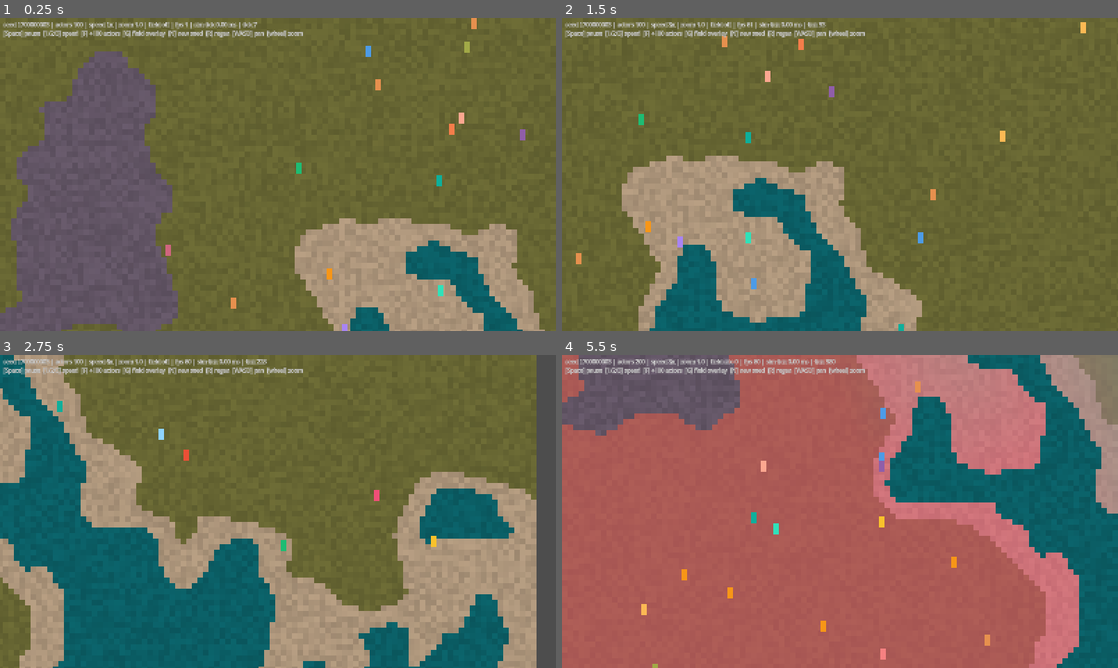
Above: before the commit, frames 1-4 (two rows, left to right).
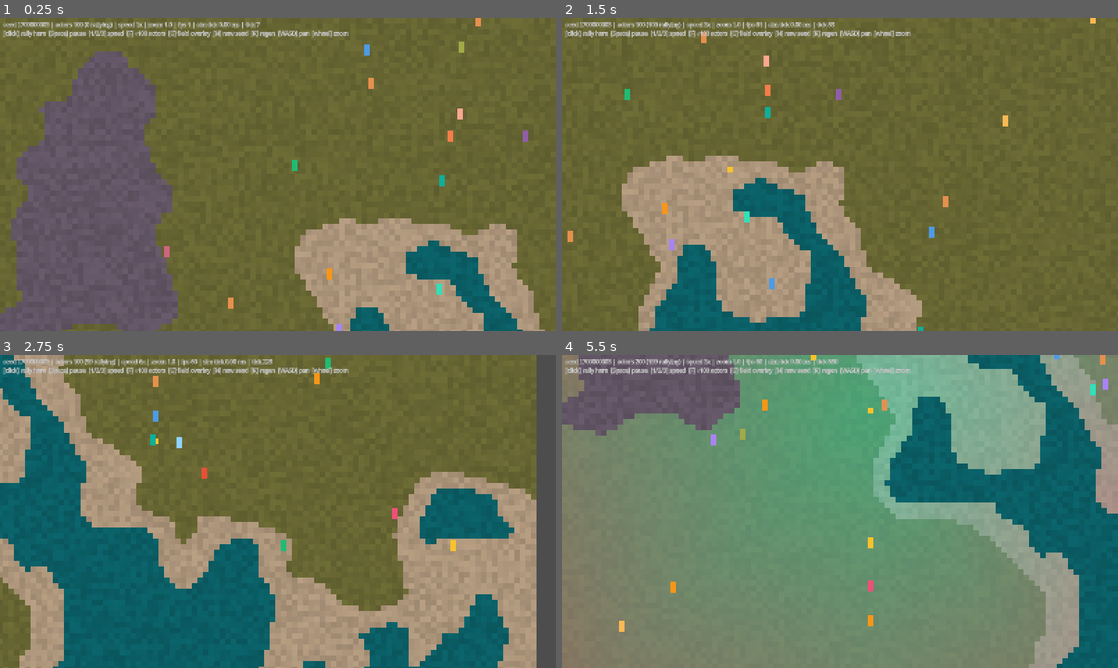
Above: after the commit, the same moments.

Repository: young-steveo/colony-sim
Game: Godot game, scene res://game/main.tscn
The game is run twice, just before and just after one commit, with the same random seed, the same clock (stepped at 60 frames per second) and the same inputs.
Inputs (mouse positions are in pixels of both pictures, inside the frame that each line leads up to):
- Up to frame 1 (0.25 s): no input
- Up to frame 2 (1.5 s): move the mouse to (962, 158) at 0.52 s; hold D (pan_right) 0.53-1.28 s; hold 1 (sim_speed_1) 0.53-1.28 s; click (962, 158) at 0.67 s; move the mouse to (728, 190) at 1.27 s; hold S (pan_down) from 1.28 s (still down); tap 2 (sim_speed_2) at 1.35 s; click (728, 190) at 1.42 s
- Up to frame 3 (2.75 s): move the mouse to (333, 442) at 2.02 s; release S (pan_down) at 2.03 s; hold D (pan_right) from 2.03 s (still down); hold 3 (sim_speed_3) from 2.03 s (still down); click (333, 442) at 2.17 s
- Up to frame 4 (5.5 s): move the mouse to (812, 574) at 2.77 s; release D (pan_right) at 2.78 s; release 3 (sim_speed_3) at 2.78 s; hold W (pan_up) 2.78-3.53 s; tap Mouse wheel up (zoom_in) at 2.85 s; click (812, 574) at 2.92 s; move the mouse to (1006, 558) at 3.52 s; hold Mouse wheel down (zoom_out) 3.53-4.28 s; hold A (pan_left) 3.53-5.03 s; click (1006, 558) at 3.67 s; tap G (debug_field) at 4.15 s; move the mouse to (673, 464) at 4.27 s; tap 1 (sim_speed_1) at 4.35 s; click (673, 464) at 4.42 s; tap F (debug_spawn) at 4.9 s; move the mouse to (867, 511) at 5.02 s; hold S (pan_down) from 5.03 s (still down); hold 2 (sim_speed_2) from 5.03 s (still down); click (867, 511) at 5.17 s

The runs differ from the first frame. In frame 1, 1.7% of the frame differs, in the area x 1-95%, y 0-100%; in frame 2, 2.2%; in frame 3, 1.6%; in frame 4, 77%, in the area x 0-99%, y 0-100%.

Commit message:
Click-to-rally: player intent as sim input
Replaces the six-site demo. Actors wander by default; left-click
builds one flow field to the clicked tile (Simulation.set_command_
target — rejects unwalkable), rallies every actor, and each reverts
to wandering on arrival. Yellow marker on the target; [G] now toggles
the command field's heatmap; HUD counts actors still rallying;
--rally=x,y debug arg for headless captures.

First taste of director mode: player intent enters the sim as data,
actors respond but stay autonomous.

Co-Authored-By: Claude Fable 5 <noreply@anthropic.com>

Diff:
--- a/game/main.gd
+++ b/game/main.gd
@@ -26,12 +26,14 @@
 var terrain: TerrainRenderer
 var actor_renderer: ActorRenderer
 var field_overlay: FieldDebugRenderer
-var field_idx := -1
+var show_field := false
+var rally_marker: Sprite2D
 var cam: Camera2D
 var hud: Label
 
 var _screenshot_mode := false
 var _warmup_ticks := 0
+var _rally_arg := ""
 var _frame := 0
 
 
@@ -48,8 +50,8 @@
 				default_zoom_idx = idx
 		elif a.begins_with("--actors="):
 			start_actors = maxi(1, int(a.trim_prefix("--actors=")))
-		elif a.begins_with("--field="):
-			field_idx = int(a.trim_prefix("--field="))
+		elif a.begins_with("--rally="):
+			_rally_arg = a.trim_prefix("--rally=")
 		elif a.begins_with("--warmup="):
 			_warmup_ticks = maxi(0, int(a.trim_prefix("--warmup=")))
 
@@ -67,6 +69,9 @@
 	ui.add_child(hud)
 
 	_start(start_seed)
+	if _rally_arg.contains(","):
+		var parts := _rally_arg.split(",")
+		_rally(int(parts[0]), int(parts[1]))
 	for t: int in _warmup_ticks:
 		sim.tick()
 
@@ -84,15 +89,25 @@
 		actor_renderer.queue_free()
 	if field_overlay:
 		field_overlay.queue_free()
+	if rally_marker:
+		rally_marker.queue_free()
 	terrain = TerrainRenderer.new()
 	add_child(terrain)
 	terrain.build(sim.world)
 	field_overlay = FieldDebugRenderer.new()
 	add_child(field_overlay)
+	rally_marker = Sprite2D.new()
+	var marker_img := Image.create(1, 1, false, Image.FORMAT_RGB8)
+	marker_img.set_pixel(0, 0, Color.WHITE)
+	rally_marker.texture = ImageTexture.create_from_image(marker_img)
+	rally_marker.centered = false
+	rally_marker.scale = Vector2(TerrainRenderer.TILE_PX, TerrainRenderer.TILE_PX)
+	rally_marker.modulate = Palette.COLORS[18]
+	rally_marker.visible = false
+	add_child(rally_marker)
 	actor_renderer = ActorRenderer.new()
 	add_child(actor_renderer)
 	actor_renderer.setup(world_seed)
-	field_idx = clampi(field_idx, -1, sim.fields.size() - 1)
 	_apply_field_overlay()
 
 	var map_px := Vector2(sim.world.width, sim.world.height) * TerrainRenderer.TILE_PX
@@ -144,20 +159,31 @@
 	elif event.is_action_pressed("debug_regen"):
 		_start(world_seed)
 	elif event.is_action_pressed("debug_field"):
-		field_idx += 1
-		if field_idx >= sim.fields.size():
-			field_idx = -1
+		show_field = not show_field
 		_apply_field_overlay()
 	elif event.is_action_pressed("zoom_in"):
 		_zoom(1)
 	elif event.is_action_pressed("zoom_out"):
 		_zoom(-1)
+	else:
+		var mb := event as InputEventMouseButton
+		if mb and mb.pressed and mb.button_index == MOUSE_BUTTON_LEFT:
+			var tile := (get_global_mouse_position() / TerrainRenderer.TILE_PX).floor()
+			_rally(int(tile.x), int(tile.y))
+
+
+func _rally(x: int, y: int) -> void:
+	if not sim.set_command_target(x, y):
+		return
+	rally_marker.position = Vector2(x, y) * TerrainRenderer.TILE_PX
+	rally_marker.visible = true
+	_apply_field_overlay()
 
 
 func _apply_field_overlay() -> void:
-	field_overlay.visible = field_idx >= 0
-	if field_idx >= 0:
-		field_overlay.build(sim.world, sim.fields[field_idx])
+	field_overlay.visible = show_field and sim.command_field != null
+	if field_overlay.visible:
+		field_overlay.build(sim.world, sim.command_field)
 
 
 func _zoom(direction: int) -> void:
@@ -172,11 +198,14 @@
 
 func _update_hud() -> void:
 	var speed_text := "paused" if sim_paused else "%dx" % int(SPEEDS[speed_idx])
-	var field_text := "off" if field_idx < 0 else "site %d" % field_idx
+	var responding := 0
+	for i: int in sim.actors.count:
+		if sim.actors.responding[i] == 1:
+			responding += 1
 	hud.text = (
-		"seed %d | actors %d | speed %s | zoom %s | field %s | fps %d | sim tick %.2f ms | tick %d\n" % [
-			world_seed, sim.actors.count, speed_text, str(ZOOM_STEPS[zoom_idx]),
-			field_text, Engine.get_frames_per_second(), avg_tick_ms, sim.tick_count,
+		"seed %d | actors %d (%d rallying) | speed %s | zoom %s | fps %d | sim tick %.2f ms | tick %d\n" % [
+			world_seed, sim.actors.count, responding, speed_text, str(ZOOM_STEPS[zoom_idx]),
+			Engine.get_frames_per_second(), avg_tick_ms, sim.tick_count,
 		]
-		+ "[Space] pause  [1/2/3] speed  [F] +100 actors  [G] field overlay  [N] new seed  [R] regen  [WASD] pan  [wheel] zoom"
+		+ "[click] rally here  [Space] pause  [1/2/3] speed  [F] +100 actors  [G] field overlay  [N] new seed  [R] regen  [WASD] pan  [wheel] zoom"
 	)
--- a/sim/core/actor_pool.gd
+++ b/sim/core/actor_pool.gd
@@ -4,17 +4,15 @@
 ## actor slot, ticked in one tight loop by the sim. No per-actor objects, no
 ## per-actor _process.
 ##
-## Walking-skeleton behavior: each actor picks a reachable site and follows
-## its shared flow field cell-by-cell ("rolls downhill"); on arrival it picks
-## another site. Per-actor cost is one array lookup per cell — no individual
-## pathfinding. A fixed per-actor jitter offsets targets inside each cell so
-## crowds don't walk single-file. Real utility AI replaces site-picking
-## later; the field-following locomotion stays.
+## Behavior: actors wander locally. When the player sets a rally target
+## (see Simulation.set_command_target), every actor follows the shared flow
+## field to it — one array lookup per cell, no per-actor pathfinding — then
+## reverts to wandering on arrival. A fixed per-actor jitter offsets targets
+## inside each cell so crowds don't walk single-file.
 
 const ARRIVE_DISTANCE := 0.05
 const WANDER_RADIUS := 8.0
 const JITTER := 0.35
-const NO_SITE := -1
 
 var count := 0
 var ids := PackedInt32Array()
@@ -22,7 +20,7 @@
 var prev_positions := PackedVector2Array()
 var targets := PackedVector2Array()
 var speeds := PackedFloat32Array()
-var site_index := PackedInt32Array()
+var responding := PackedByteArray()
 var decision_counts := PackedInt32Array()
 var jitter := PackedVector2Array()
 
@@ -46,13 +44,22 @@
 		prev_positions.push_back(pos)
 		targets.push_back(pos)
 		speeds.push_back(2.0 + 2.0 * s.nextf())
-		site_index.push_back(NO_SITE)
+		responding.push_back(0)
 		decision_counts.push_back(0)
 		jitter.push_back(Vector2((s.nextf() - 0.5) * JITTER, (s.nextf() - 0.5) * JITTER))
 		count += 1
 
 
-func tick(world: SimWorld, fields: Array[FlowField], dt: float) -> void:
+## A new command target exists: everyone answers the call.
+func rally() -> void:
+	for i: int in count:
+		responding[i] = 1
+		# Retarget on the next arrival check by heading to the nearest cell
+		# center; keeps the turn toward the rally point prompt.
+		targets[i] = positions[i]
+
+
+func tick(world: SimWorld, command_field: FlowField, dt: float) -> void:
 	for i: int in count:
 		prev_positions[i] = positions[i]
 		var remaining := speeds[i] * dt
@@ -64,7 +71,7 @@
 			var to_target := targets[i] - pos
 			var dist := to_target.length()
 			if dist <= ARRIVE_DISTANCE:
-				_advance(world, fields, i)
+				_advance(world, command_field, i)
 				decisions += 1
 				continue
 			var step := minf(remaining, dist)
@@ -73,34 +80,24 @@
 
 
 ## Arrived at the current target: set the next one — the next cell along the
-## current site's flow field, or pick a new site (or local wander fallback).
-func _advance(world: SimWorld, fields: Array[FlowField], i: int) -> void:
+## command field while responding, local wander otherwise.
+func _advance(world: SimWorld, command_field: FlowField, i: int) -> void:
 	var pos := positions[i]
-	var cell := floori(pos.y) * world.width + floori(pos.x)
-	if site_index[i] != NO_SITE:
-		var dir := fields[site_index[i]].direction_at_cell(cell)
+	if responding[i] == 1 and command_field != null:
+		var cell := floori(pos.y) * world.width + floori(pos.x)
+		var dir := command_field.direction_at_cell(cell)
 		if dir != Vector2i.ZERO:
 			var next := Vector2(floori(pos.x) + dir.x, floori(pos.y) + dir.y)
 			targets[i] = next + Vector2(0.5, 0.5) + jitter[i]
 			return
-	# At a goal, unreachable, or siteless: choose again.
+		# Arrived (or the rally point is unreachable from here): back to
+		# your own business.
+		responding[i] = 0
 	decision_counts[i] += 1
 	var s := SimRng.stream(
 		SimRng.key([world.world_seed, "decide", ids[i], decision_counts[i]])
 	)
-	var candidates := PackedInt32Array()
-	for k: int in fields.size():
-		if k != site_index[i] and fields[k].is_reachable_cell(cell):
-			candidates.push_back(k)
-	if candidates.is_empty():
-		site_index[i] = NO_SITE
-		targets[i] = _local_wander(world, pos, s)
-		return
-	site_index[i] = candidates[s.next_range(0, candidates.size() - 1)]
-	var dir := fields[site_index[i]].direction_at_cell(cell)
-	if dir != Vector2i.ZERO:
-		var next := Vector2(floori(pos.x) + dir.x, floori(pos.y) + dir.y)
-		targets[i] = next + Vector2(0.5, 0.5) + jitter[i]
+	targets[i] = _local_wander(world, pos, s)
 
 
 func _local_wander(world: SimWorld, pos: Vector2, s: SimRng.Stream) -> Vector2:
--- a/sim/core/simulation.gd
+++ b/sim/core/simulation.gd
@@ -3,54 +3,38 @@
 ## The sim root: owns all sim state and advances it one fixed tick at a time.
 ## The game layer decides when to call tick() (speed, pause); the sim itself
 ## has no concept of wall-clock time, rendering, or input.
+##
+## Player intent enters the sim as data through methods like
+## set_command_target() — a first taste of director mode: actors respond to
+## the command but remain autonomous (they revert to wandering on arrival).
 
 const TICKS_PER_SECOND := 30
 const TICK_DT := 1.0 / TICKS_PER_SECOND
 
-# Walking-skeleton points of interest: stand-ins for future real
-# destinations (stockpiles, work sites, home). Each gets one shared flow
-# field that any number of actors path on.
-const SITE_COUNT := 6
-const SITE_MIN_SEPARATION := 48.0
-
 var world: SimWorld
 var actors: ActorPool
-var sites := PackedInt32Array()
-var fields: Array[FlowField] = []
+var command_field: FlowField
+var command_cell := -1
 var tick_count := 0
 
 
 func _init(world_seed: int, map_width := 256, map_height := 256) -> void:
 	world = SimWorld.new(world_seed, map_width, map_height)
-	_place_sites()
-	for site: int in sites:
-		fields.append(FlowField.build(world, PackedInt32Array([site])))
 	actors = ActorPool.new()
 
 
 func tick() -> void:
-	actors.tick(world, fields, TICK_DT)
+	actors.tick(world, command_field, TICK_DT)
 	tick_count += 1
 
 
-func _place_sites() -> void:
-	var s := SimRng.stream(SimRng.key([world.world_seed, "sites"]))
-	var attempts := 0
-	while sites.size() < SITE_COUNT and attempts < 400:
-		attempts += 1
-		var x := s.next_range(0, world.width - 1)
-		var y := s.next_range(0, world.height - 1)
-		if not world.is_walkable(x, y):
-			continue
-		# Spread sites out unless the map makes us settle.
-		var min_sep := SITE_MIN_SEPARATION if attempts < 200 else 8.0
-		var pos := Vector2(x, y)
-		var too_close := false
-		for site: int in sites:
-			@warning_ignore("integer_division")
-			var sp := Vector2(site % world.width, site / world.width)
-			if pos.distance_to(sp) < min_sep:
-				too_close = true
-				break
-		if not too_close:
-			sites.push_back(y * world.width + x)
+## Rally every actor to a tile. Returns false (no-op) if it isn't walkable.
+## Builds one shared flow field; ~125 ms on a 256x256 map, so a click costs
+## a few frames — fine for a debug verb, async build when it's a real one.
+func set_command_target(x: int, y: int) -> bool:
+	if not world.is_walkable(x, y):
+		return false
+	command_cell = y * world.width + x
+	command_field = FlowField.build(world, PackedInt32Array([command_cell]))
+	actors.rally()
+	return true
--- a/tests/run_tests.gd
+++ b/tests/run_tests.gd
@@ -164,23 +164,55 @@
 	_check(all_walkable, "actors spawn on walkable tiles")
 
 	var stayed_walkable := true
-	for t: int in 300:
+	var check_walkable := func() -> void:
+		for i: int in sim_a.actors.count:
+			var p := sim_a.actors.positions[i]
+			if not sim_a.world.is_walkable(floori(p.x), floori(p.y)):
+				stayed_walkable = false
+
+	for t: int in 150:
 		sim_a.tick()
 		sim_b.tick()
 		if t % 50 == 0:
+			check_walkable.call()
+	_check(sim_a.actors.positions == sim_b.actors.positions, "150 wander ticks deterministic")
+	_check(sim_a.actors.positions != spawn_positions, "actors actually move")
+
+	# Rally everyone to a walkable cell near the map center.
+	var rx := -1
+	var ry := -1
+	for r: int in 40:
+		if sim_a.world.is_walkable(48 + r, 48):
+			rx = 48 + r
+			ry = 48
+			break
+	_check(rx >= 0, "found a walkable rally cell")
+	_check(sim_a.set_command_target(rx, ry), "set_command_target accepts walkable cell")
+	_check(not sim_a.set_command_target(0, 0), "set_command_target rejects border/unwalkable")
+	var _ok: bool = sim_b.set_command_target(rx, ry)
+
+	var rally_pos := Vector2(rx + 0.5, ry + 0.5)
+	var someone_arrived := false
+	for t: int in 900:
+		sim_a.tick()
+		sim_b.tick()
+		if t % 25 == 0:
+			check_walkable.call()
 			for i: int in sim_a.actors.count:
-				var p := sim_a.actors.positions[i]
-				if not sim_a.world.is_walkable(floori(p.x), floori(p.y)):
-					stayed_walkable = false
-
-	_check(sim_a.actors.positions == sim_b.actors.positions, "300 ticks fully deterministic")
-	_check(sim_a.actors.positions != spawn_positions, "actors actually move")
+				if sim_a.actors.positions[i].distance_to(rally_pos) < 2.0:
+					someone_arrived = true
+	_check(sim_a.actors.positions == sim_b.actors.positions, "rally + 900 ticks deterministic")
 	_check(stayed_walkable, "actors never leave walkable ground")
-	_check(sim_a.sites.size() > 0, "sites were placed")
-	_check(sim_a.tick_count == 300, "tick count advances")
-
-	var travelling := 0
+	_check(someone_arrived, "actors reach the rally point")
+
+	var still_responding := 0
 	for i: int in sim_a.actors.count:
-		if sim_a.actors.site_index[i] != ActorPool.NO_SITE:
-			travelling += 1
-	_check(travelling > sim_a.actors.count / 2, "most actors are travelling to sites")
+		if sim_a.actors.responding[i] == 1:
+			still_responding += 1
+	_check(
+		still_responding < sim_a.actors.count,
+		"arrivals revert to wandering (%d/%d still responding)" % [
+			still_responding, sim_a.actors.count,
+		]
+	)
+	_check(sim_a.tick_count == 1050, "tick count advances")
